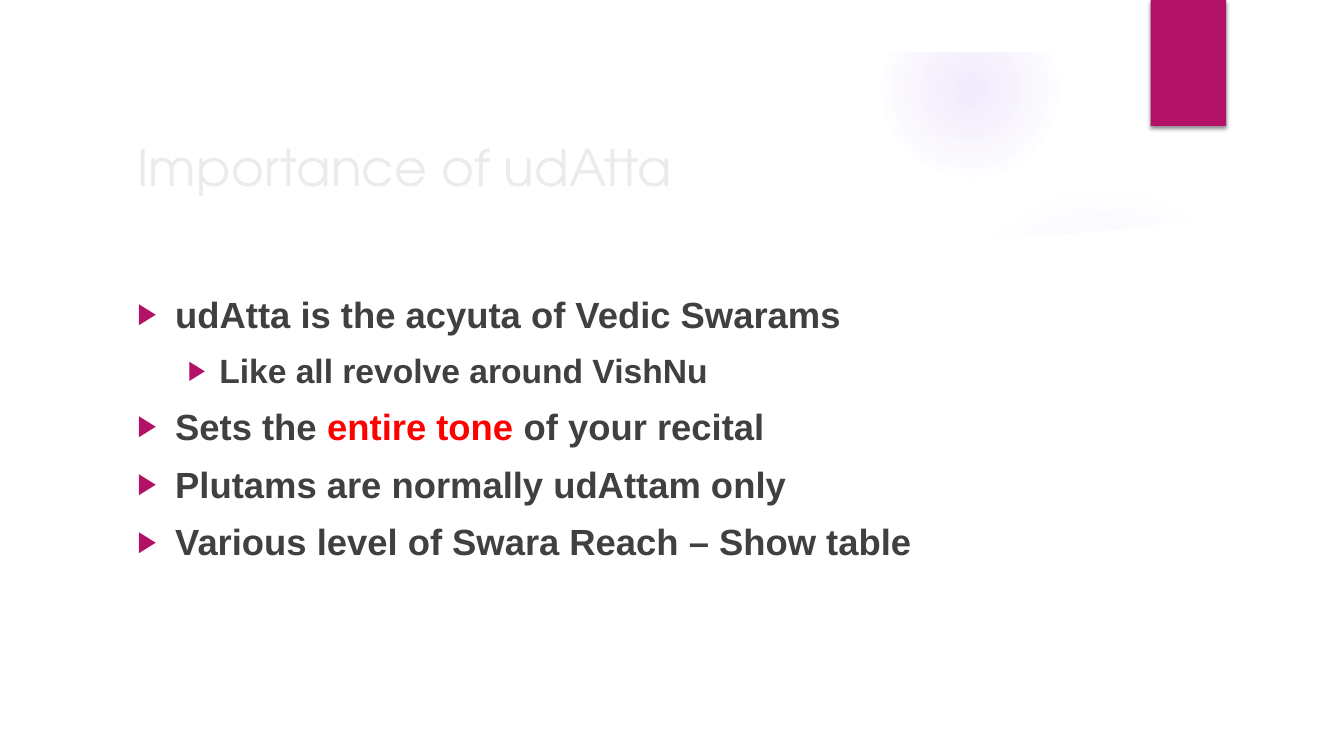
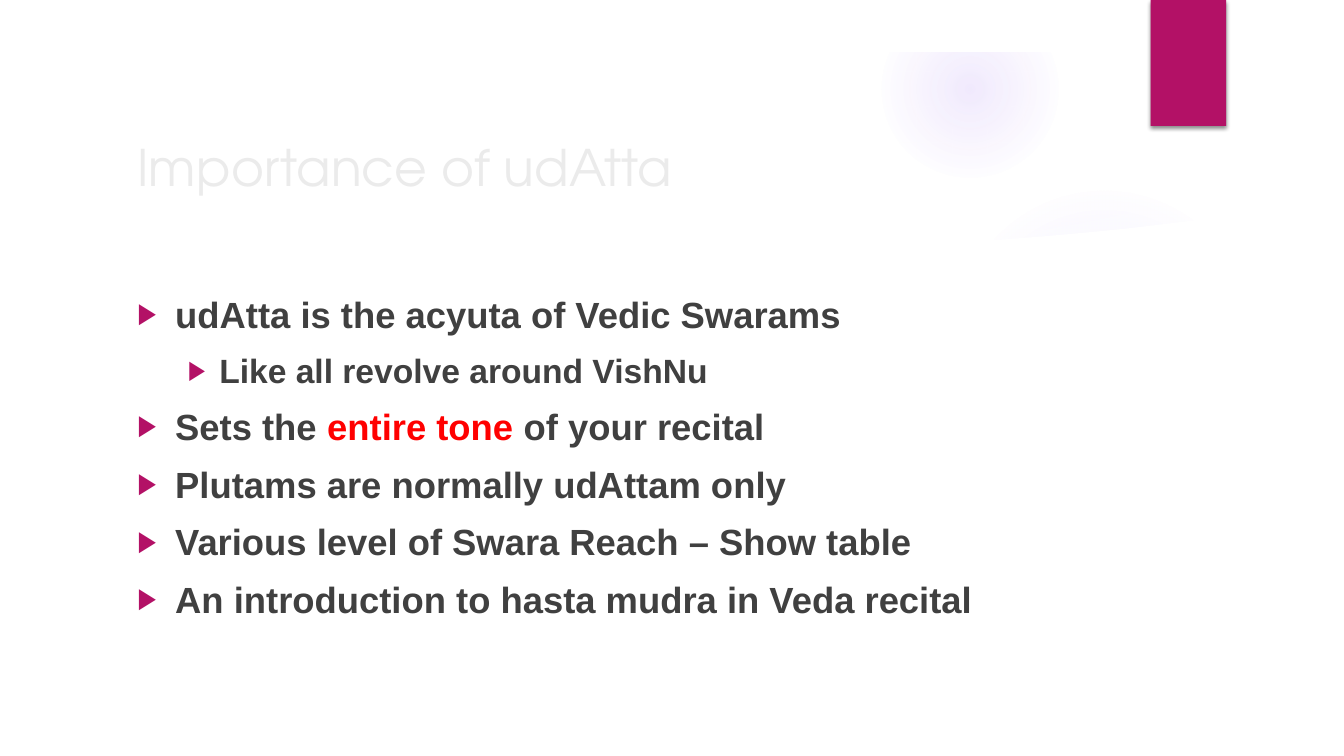
Before and after one commit to KYVeda/texts, a slide deck: slide 14 of Veda Lectures/Swaram Part 3.pptx (slide 13 before the commit). Drawn at 1344x756 pixels with LibreOffice and Linux fonts; fonts in the diff are those of the drawing; background and template pictures are left out. Boxes give left, top, right and bottom in pixels: in the first picture for what was removed or moved away, otherwise in the second. Text is boxed around its words. In the diff, an @@ line names an element or a change of style, - is before the commit and + after.

```diff
--- a/Veda Lectures/Swaram Part 3.pptx
+++ b/Veda Lectures/Swaram Part 3.pptx
@@ text at (175,586,972,614): paragraph added @@
+▶ An introduction to hasta mudra in Veda recital
```
Also in this commit, not shown: 8 other files.
